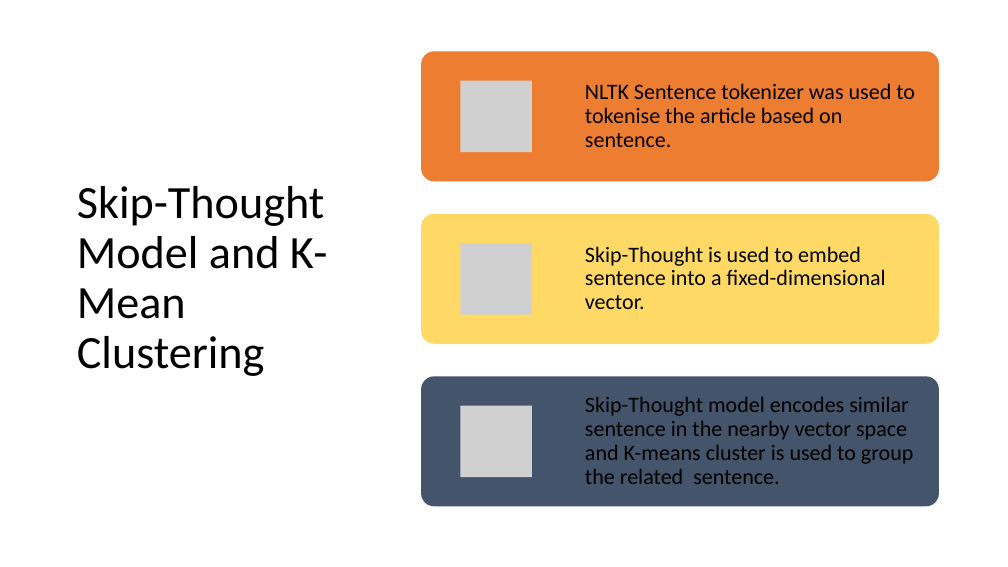
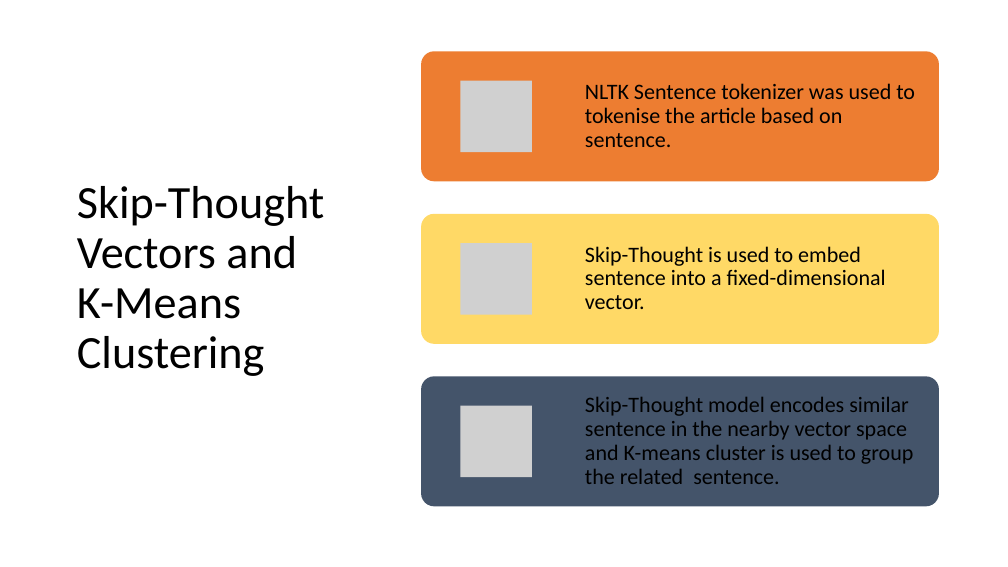
Before and after one commit to karthikktamilmani/Text_Summarization, a slide deck: slide 7 of presentation/p_09.pptx. Drawn at 1008x567 pixels with LibreOffice and Linux fonts; fonts in the diff are those of the drawing; grey boxes stand for pictures. Boxes give left, top, right and bottom in pixels: in the first picture for what was removed or moved away, otherwise in the second. Text is boxed around its words. In the diff, an @@ line names an element or a change of style, - is before the commit and + after.

Commit message:
latest ppt

```diff
--- a/presentation/p_09.pptx
+++ b/presentation/p_09.pptx
@@ title at [77,186,325,376]: text changed @@
-Skip-Thought Model and K-Mean Clustering
+Skip-Thought Vectors and K-Means Clustering
```
Also in this commit, not shown: 1 other slide changed, 1 slide added.
